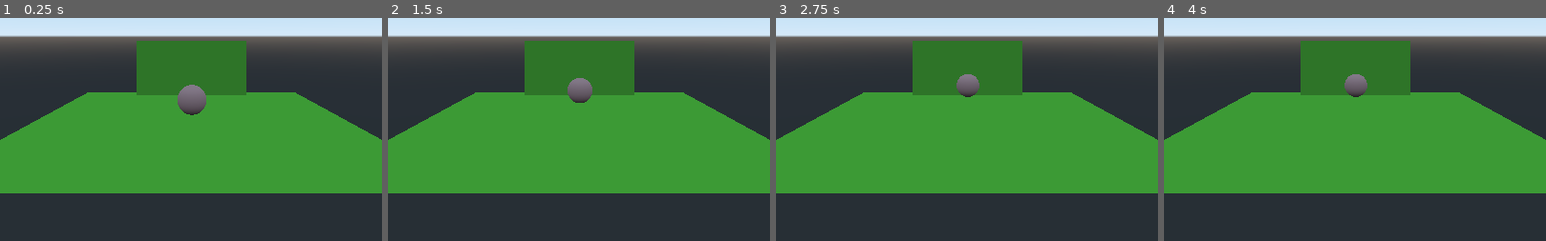
Above: before the commit, frames 1-4 (left to right).
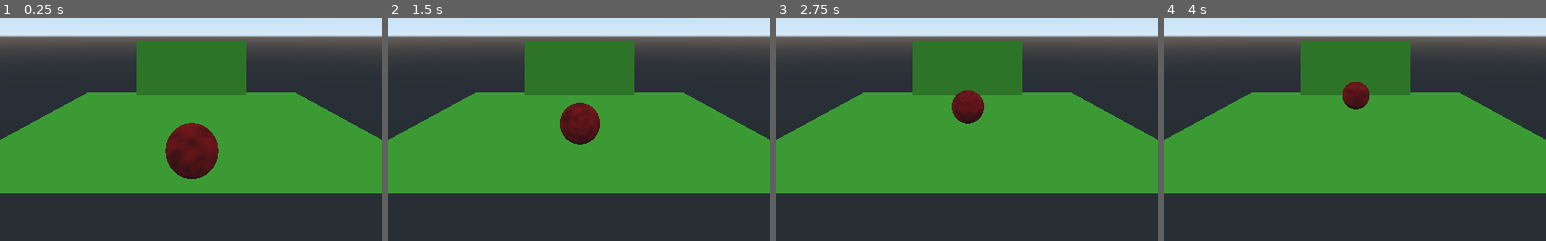
Above: after the commit, the same moments.

Repository: acs/little_animals
Game: Godot game, scene res://AdoptionCenter.tscn
Same seed, same stepped clock (60 frames per second), same inputs: the game is played once before the commit and once after it.
Inputs:
- Up to frame 1 (0.25 s): no input
- Up to frame 2 (1.5 s): no input
- Up to frame 3 (2.75 s): no input
- Up to frame 4 (4 s): tap Enter at 2.75 s; tap Space at 3.5 s
The pictures show only the part of the screen within x 25-75%, y 46-96%; the shares and areas given below are measured in that part.

The runs differ from the first frame. In frame 1, 3.5% of the frame differs, in the area x 43-58%, y 29-73%; in frame 2, 2.1%; in frame 3, 1.4%; in frame 4, 0.9%.

Commit message:
Add animation for forward advance

Diff:
--- a/AdoptionCenter.tscn
+++ b/AdoptionCenter.tscn
@@ -15,14 +15,51 @@
 
 [sub_resource type="SphereMesh" id=4]
 
+[sub_resource type="OpenSimplexNoise" id=9]
+
+[sub_resource type="NoiseTexture" id=10]
+noise = SubResource( 9 )
+
 [sub_resource type="SpatialMaterial" id=6]
-albedo_color = Color( 0.8, 0.576471, 0.576471, 1 )
+albedo_color = Color( 0.878431, 0.0941176, 0.0941176, 1 )
+albedo_texture = SubResource( 10 )
 
 [sub_resource type="CubeMesh" id=7]
 size = Vector3( 10, 10, 0.1 )
 
 [sub_resource type="BoxShape" id=8]
 extents = Vector3( 5, 5, 0.1 )
+
+[sub_resource type="Animation" id=11]
+length = 0.001
+tracks/0/type = "value"
+tracks/0/path = NodePath("Animal/AnimalModel:rotation_degrees")
+tracks/0/interp = 1
+tracks/0/loop_wrap = true
+tracks/0/imported = false
+tracks/0/enabled = true
+tracks/0/keys = {
+"times": PoolRealArray( 0 ),
+"transitions": PoolRealArray( 1 ),
+"update": 0,
+"values": [ Vector3( 0, 0, 0 ) ]
+}
+
+[sub_resource type="Animation" id=12]
+resource_name = "turn"
+loop = true
+tracks/0/type = "value"
+tracks/0/path = NodePath("Animal/AnimalModel:rotation_degrees")
+tracks/0/interp = 1
+tracks/0/loop_wrap = true
+tracks/0/imported = false
+tracks/0/enabled = true
+tracks/0/keys = {
+"times": PoolRealArray( 0, 1 ),
+"transitions": PoolRealArray( 1, 1 ),
+"update": 0,
+"values": [ Vector3( 180, 0, 0 ), Vector3( 0, 0, 0 ) ]
+}
 
 [node name="AdoptionCenter" type="Spatial"]
 
@@ -37,7 +74,7 @@
 material/0 = SubResource( 5 )
 
 [node name="Animal" type="KinematicBody" parent="."]
-transform = Transform( 1, 0, 0, 0, 1, 0, 0, 0, 1, 0, 1, 0 )
+transform = Transform( 1, 0, 0, 0, 1, 0, 0, 0, 1, 0, 1, 9.6295 )
 script = ExtResource( 1 )
 
 [node name="AnimalShape" type="CollisionShape" parent="Animal"]
@@ -60,3 +97,8 @@
 
 [node name="WallShape" type="CollisionShape" parent="Wall"]
 shape = SubResource( 8 )
+
+[node name="AnimationPlayer" type="AnimationPlayer" parent="."]
+autoplay = "turn"
+anims/RESET = SubResource( 11 )
+anims/turn = SubResource( 12 )
Not shown: 1 places in AdoptionCenter.tscn that only renumber resources
